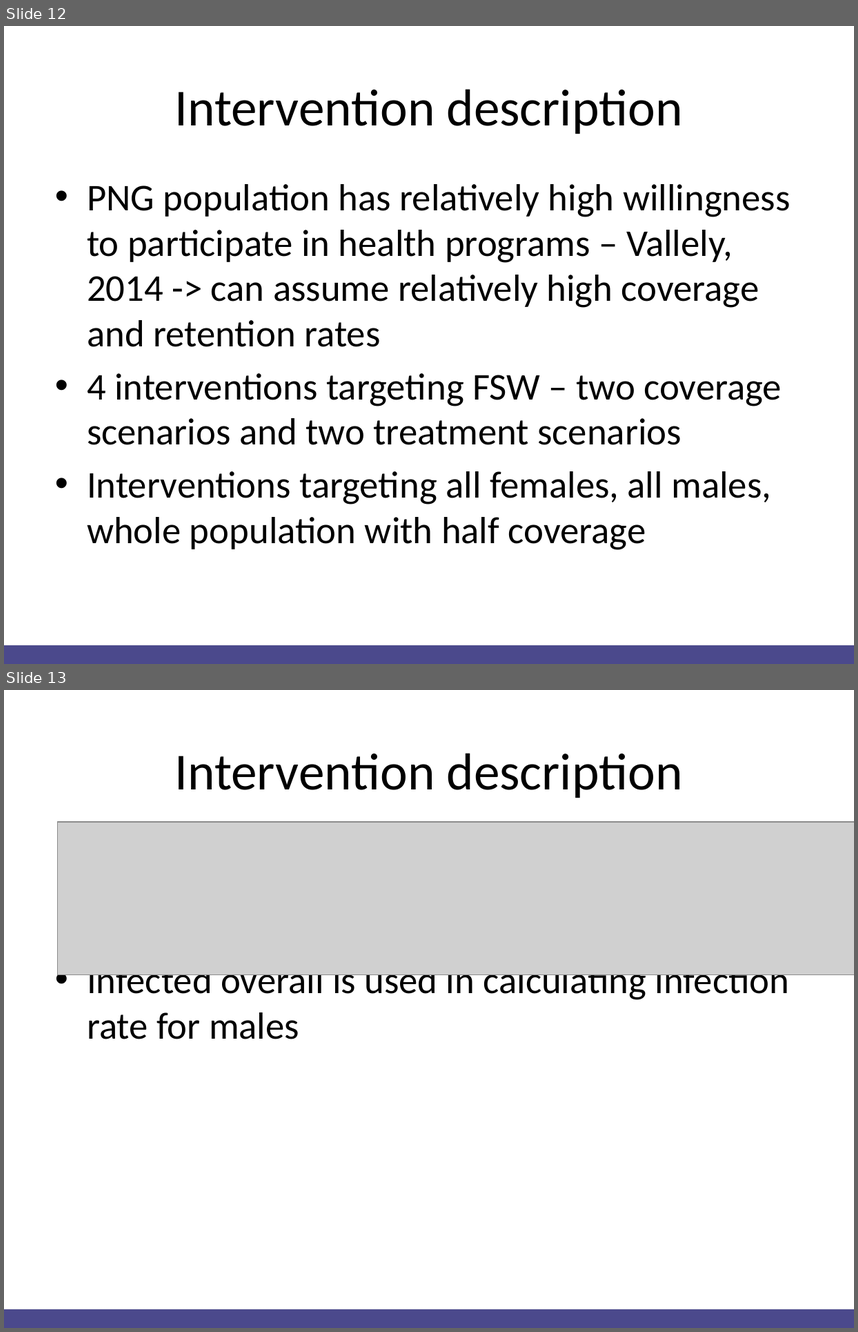
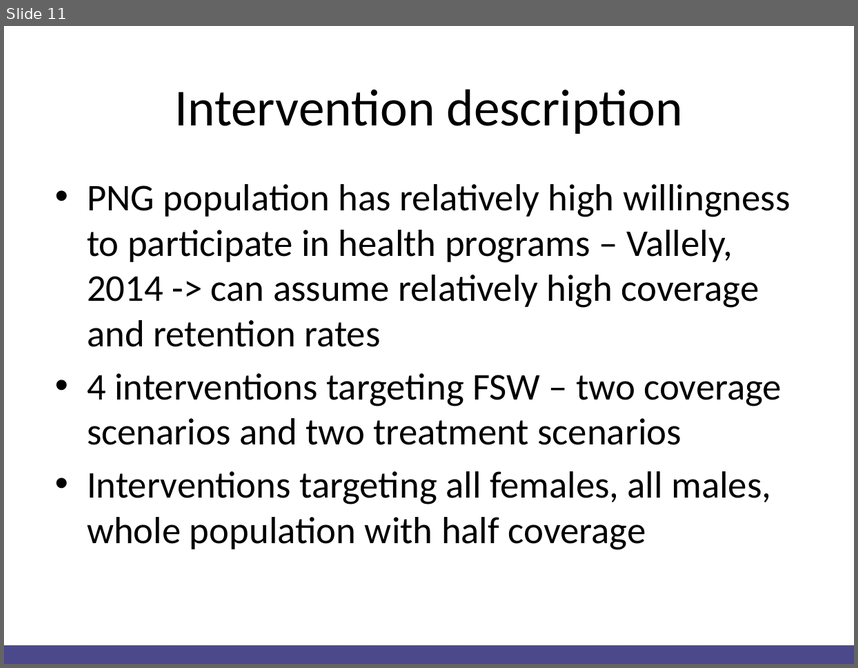
Before and after one commit to Christopher-Rock/hivandppt, a slide deck: Christopher Rock HIV and PPT.pptx. Shown one above the other, each under a label of ours: slides 12 and 13 before the commit, slide 11 after it. The pictures are 858x1332 and 858x668 pixels, drawn with LibreOffice and Linux fonts; fonts in the diff are those of the drawing; grey boxes stand for pictures. Boxes give left, top, right and bottom in pixels: in the first picture for what was removed or moved away, otherwise in the second. Text is boxed around its words. In the diff, an @@ line names an element or a change of style, - is before the commit and + after.

```diff
--- a/Christopher Rock HIV and PPT.pptx
+++ b/Christopher Rock HIV and PPT.pptx
@@ slide 13 removed at box(4, 690, 854, 1328), background #FFFFFF; not listed: 1 template element that a slide beside it also shows @@
@@ title removed at box(174, 753, 683, 798) @@
-Intervention description
@@ picture removed at box(58, 822, 854, 975) @@
@@ text removed at box(87, 974, 790, 1039) @@
-• Infected overall is used in calculating infection rate for males
@@ what was slide 12 is now slide 11 @@
```
Also in this commit, not shown: 2 slides changed, 1 other slide removed, 2 other files.
